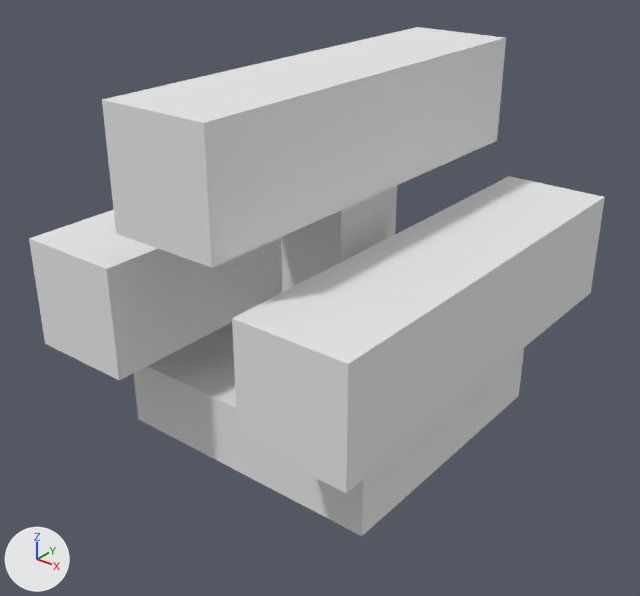
Two versions of the OBJ model src/main/resources/assets/dscombat/models/entity/heavy_missile_rack.obj, one commit apart.
Rendered twice from a camera (50 mm lens) standing at (0.849, -1.099, 0.897) and looking at (0.003, -0.042, 0.241). The lights are fixed; the arrows at lower left show +X, +Y and +Z. Where no turn or scale is listed for an object, it has been applied to the vertices.
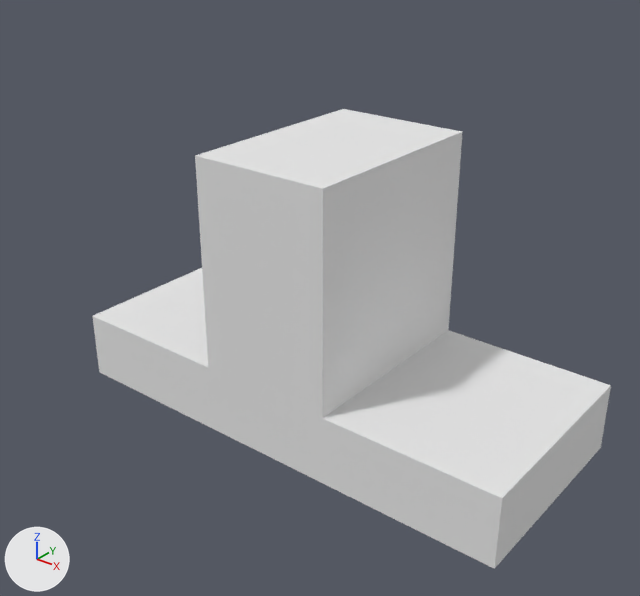
Where the change shows, as pixel boxes (x1, y1, x2, y2) in the pictures (640 x 596 px):
'cube6', mesh rescaled
    before: (102, 27, 506, 268)
    after: (92, 268, 212, 428)
'cube', mesh rescaled
    before: (281, 190, 387, 292)
    after: (195, 109, 462, 483)
'cube5', deleted
    before: (232, 176, 605, 493)
'cube1', mesh rescaled (not visible before)
    after: (322, 330, 611, 569)
'cube4', deleted
    before: (29, 186, 397, 380)
'cube3', deleted
    before: (134, 322, 524, 536)

Edits to the bpy script that builds the scene:
```text
Change me_cube:
    where me_cube.from_pydata(...)  # 8 vertices, 6 faces; spans x -0.062..0.062, y -0.062..0.063, z 0.125..0.438
    used by ob_cube; location = (0.0, 0.0, 0.0)
    me_cube part 1: the whole mesh is scaled about its middle by (2, 3, 1.6), then moved by (0.0, 0.0, -0.031)
Change me_cube1:
    where me_cube1.from_pydata(...)  # 8 vertices, 6 faces; spans x 0.0625..0.1875, y -0.0625..0.0625, z 0.125..0.1875
    used by ob_cube1; location = (0.0, 0.0, 0.0)
    me_cube1 part 2: the whole mesh is scaled about its middle by (2.5, 3, 2), then moved by (0.1562, 0.0, -0.0938)
Change me_cube6:
    where me_cube6.from_pydata(...)  # 8 vertices, 6 faces; spans x -0.094..0.094, y -0.375..0.375, z 0.437..0.625
    used by ob_cube6; location = (0.0, 0.0, 0.0)
    me_cube6 part 3: the whole mesh is scaled about its middle by (1.67, 0.5, 0.667), then moved by (-0.281, 0.0, -0.469)
Remove ob_cube3:
    ob_cube3 = bpy.data.objects.new('cube3', me_cube3)
    ob_cube3.location = (0.0, 0.0, 0.0)
Remove ob_cube4:
    ob_cube4 = bpy.data.objects.new('cube4', me_cube4)
    ob_cube4.location = (0.0, 0.0, 0.0)
Remove ob_cube5:
    ob_cube5 = bpy.data.objects.new('cube5', me_cube5)
    ob_cube5.location = (0.0, 0.0, 0.0)
```
